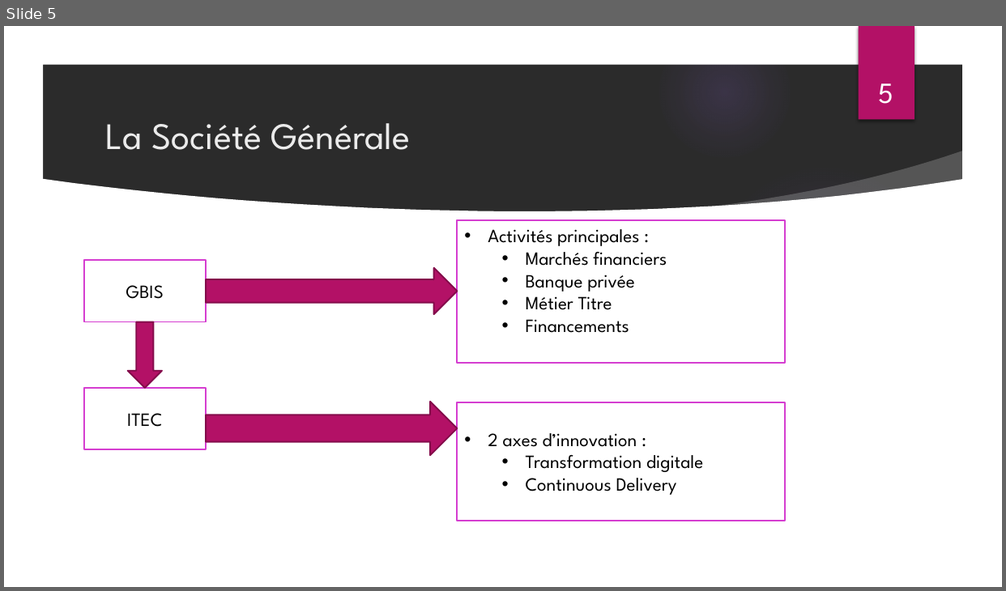
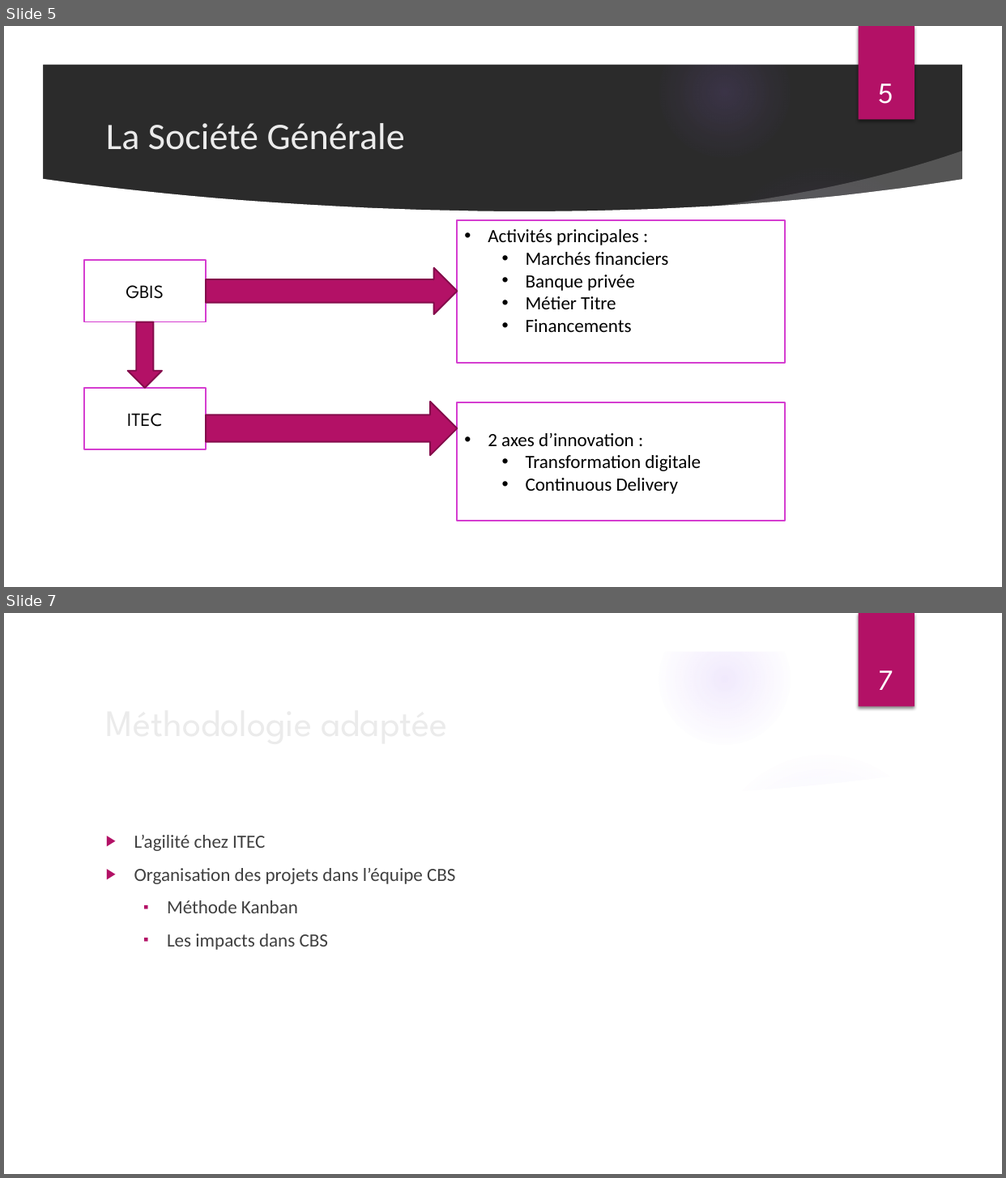
Before and after one commit to Thin-hinane/Rapport-de-stage-, a slide deck: PROJET IT DE GESTION DES OBLIGATIONS SECURISEES CBS.pptx. Shown one above the other, each under a label of ours: slide 5 before the commit, slides 5 and 7 after it; the slides between them are not shown. The pictures are 1006x591 and 1006x1178 pixels, drawn with LibreOffice and Linux fonts; fonts in the diff are those of the drawing; background and template pictures are left out; a plain dark background stands for a picture behind light text. Boxes give left, top, right and bottom in pixels: in the first picture for what was removed or moved away, otherwise in the second. Text is boxed around its words. In the diff, an @@ line names an element or a change of style, - is before the commit and + after.

```diff
--- a/PROJET IT DE GESTION DES OBLIGATIONS SECURISEES CBS.pptx
+++ b/PROJET IT DE GESTION DES OBLIGATIONS SECURISEES CBS.pptx
@@ slide 7 added at (4, 613, 1002, 1174), background picture (left out); not listed: 9 template elements that a slide beside it also shows @@
@@ page number added at (878, 671, 893, 690), 28 pt, text #FFFFFF @@
+7
@@ title added at (98, 692, 816, 750), 36 pt, text #EBEBEB @@
+Méthodologie adaptée
@@ text added at (134, 835, 455, 950), 18 pt, text #404040 @@
+▶ L’agilité chez ITEC
+▶ Organisation des projets dans l’équipe CBS
+  ▪ Méthode Kanban
+  ▪ Les impacts dans CBS
@@ slide 5 changed as well @@
@@ font League Spartan to Calibri in 3 elements at (106, 123, 405, 150), (457, 220, 785, 363), (457, 403, 785, 521) @@
```
Also in this commit, not shown: 5 other slides changed, 15 other slides added.
